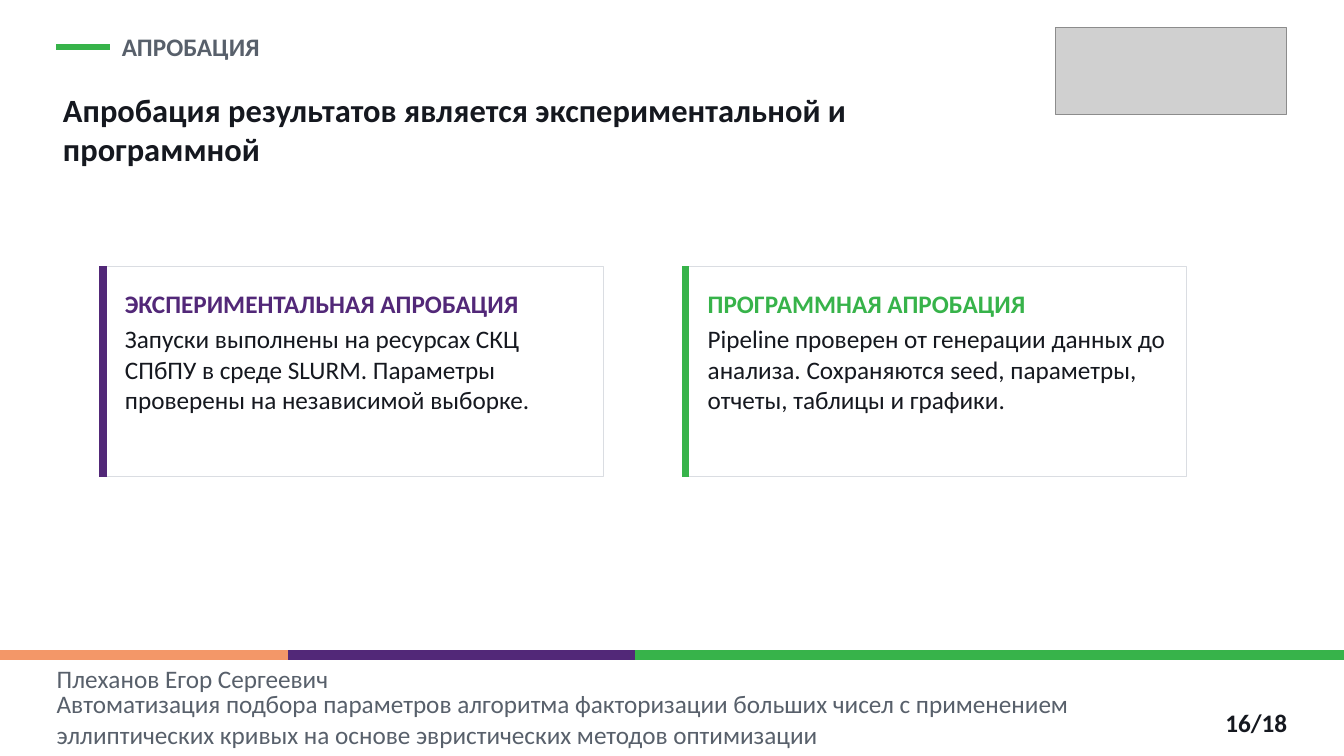
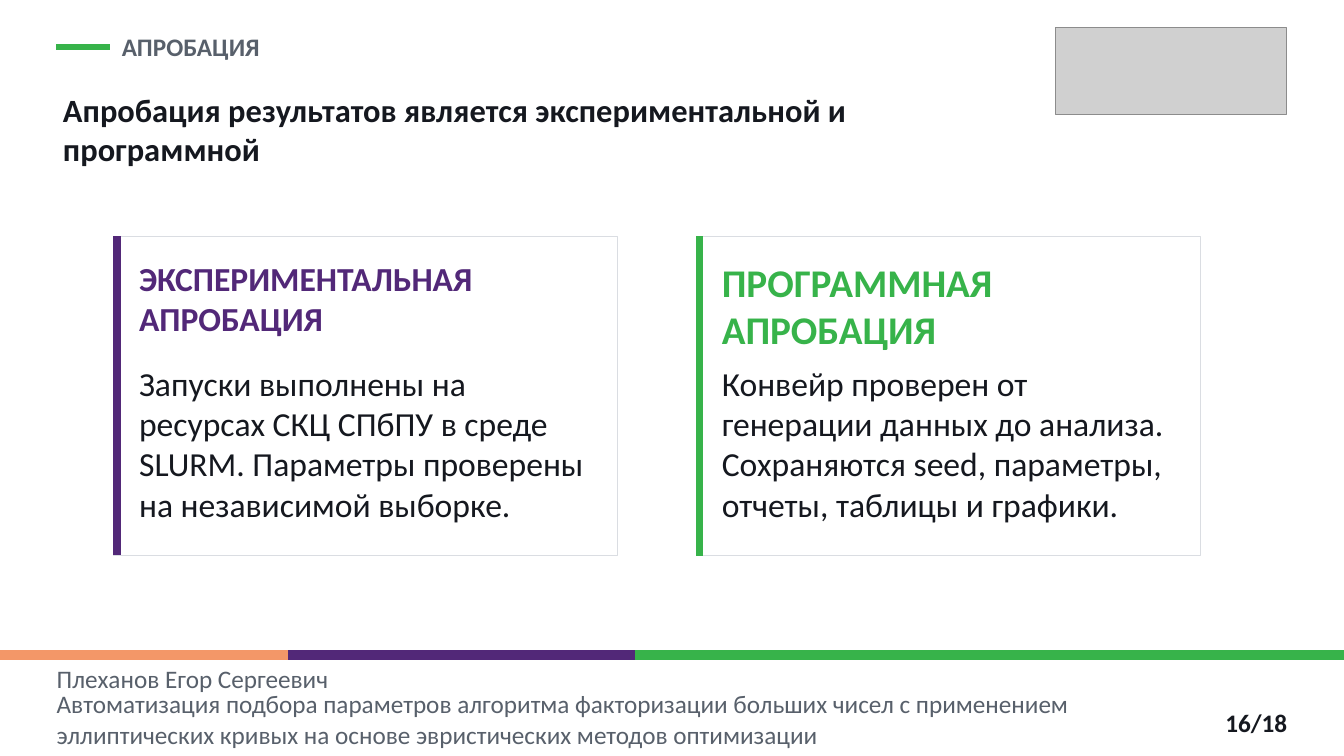
Before and after one commit to EgorPlehanov/ecm-evolutionary-optimization, a slide deck: slide 16 of REPORTS/06_thesis_defense_presentation/Plekhanov_thesis_defense_ECM_parameter_optimization_polytech.pptx. Drawn at 1344x756 pixels with LibreOffice and Linux fonts; fonts in the diff are those of the drawing; grey boxes stand for pictures. Boxes give left, top, right and bottom in pixels: in the first picture for what was removed or moved away, otherwise in the second. Text is boxed around its words. In the diff, an @@ line names an element or a change of style, - is before the commit and + after.

```diff
--- a/REPORTS/06_thesis_defense_presentation/Plekhanov_thesis_defense_ECM_parameter_optimization_polytech.pptx
+++ b/REPORTS/06_thesis_defense_presentation/Plekhanov_thesis_defense_ECM_parameter_optimization_polytech.pptx
@@ rectangle: place and size @@
-rectangle at <box>100,267,604,477</box>
+rectangle at <box>114,237,618,557</box>
@@ rectangle: place and size @@
-rectangle at <box>100,267,106,477</box>
+rectangle at <box>114,237,120,555</box>
@@ rectangle: place and size @@
-rectangle at <box>683,267,1187,477</box>
+rectangle at <box>697,237,1201,557</box>
@@ rectangle: place and size @@
-rectangle at <box>683,267,689,477</box>
+rectangle at <box>697,237,703,557</box>
@@ text "ЭКСПЕРИМЕНТАЛЬНАЯ АПРОБАЦИЯ": place and size @@
-text "ЭКСПЕРИМЕНТАЛЬНАЯ АПРОБАЦИЯ" at <box>125,296,518,317</box>
+text "ЭКСПЕРИМЕНТАЛЬНАЯ АПРОБАЦИЯ" at <box>139,269,472,336</box>
@@ text "ЭКСПЕРИМЕНТАЛЬНАЯ АПРОБАЦИЯ" at <box>139,269,472,336</box>: size 18 to 24 pt @@
@@ text "ПРОГРАММНАЯ АПРОБАЦИЯ": place and size @@
-text "ПРОГРАММНАЯ АПРОБАЦИЯ" at <box>708,296,1025,317</box>
+text "ПРОГРАММНАЯ АПРОБАЦИЯ" at <box>722,271,993,350</box>
@@ text "ПРОГРАММНАЯ АПРОБАЦИЯ" at <box>722,271,993,350</box>: size 18 to 28 pt @@
@@ text "Запуски выполнены на ресурсах СКЦ ..." at <box>139,374,583,523</box>: size 18 to 24 pt @@
@@ text "Запуски выполнены на ресурсах СКЦ ...": place and size @@
-text "Запуски выполнены на ресурсах СКЦ ..." at <box>125,331,529,413</box>
+text "Запуски выполнены на ресурсах СКЦ ..." at <box>139,374,583,523</box>
@@ text at <box>722,373,1163,523</box>: text changed; size 18 to 24 pt @@
-Pipeline проверен от генерации данных до анализа. Сохраняются seed, параметры, отчеты, таблицы и графики.
+Конвейр проверен от генерации данных до анализа. Сохраняются seed, параметры, отчеты, таблицы и графики.
```
Also in this commit, not shown: 10 other slides changed, 1 other file.
